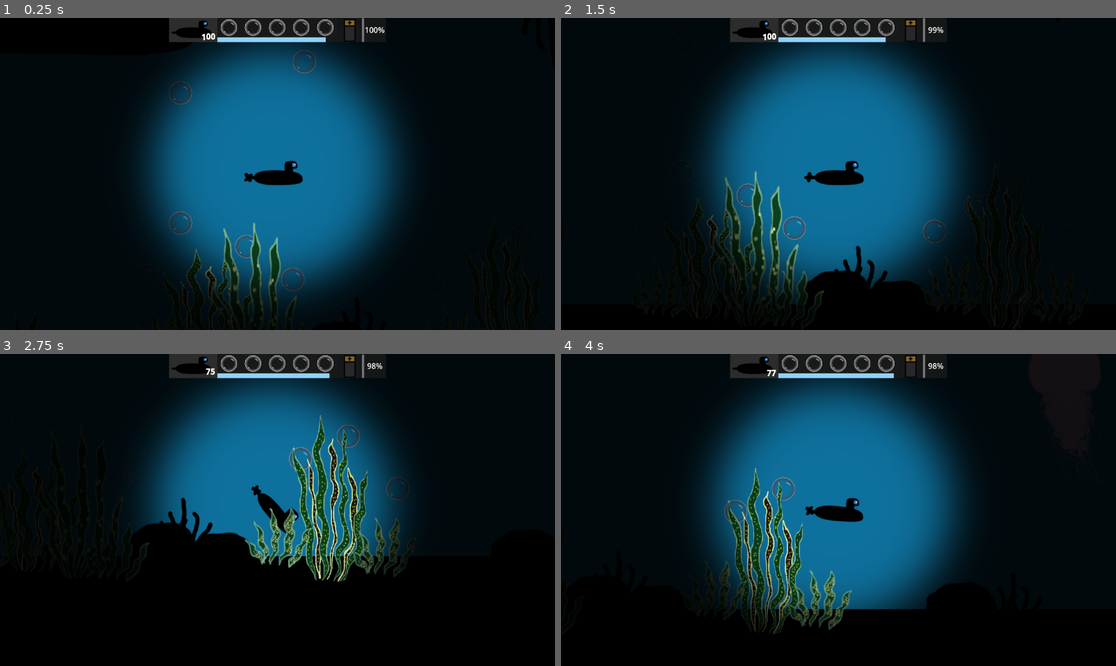
Above: before the commit, frames 1-4 (two rows, left to right).
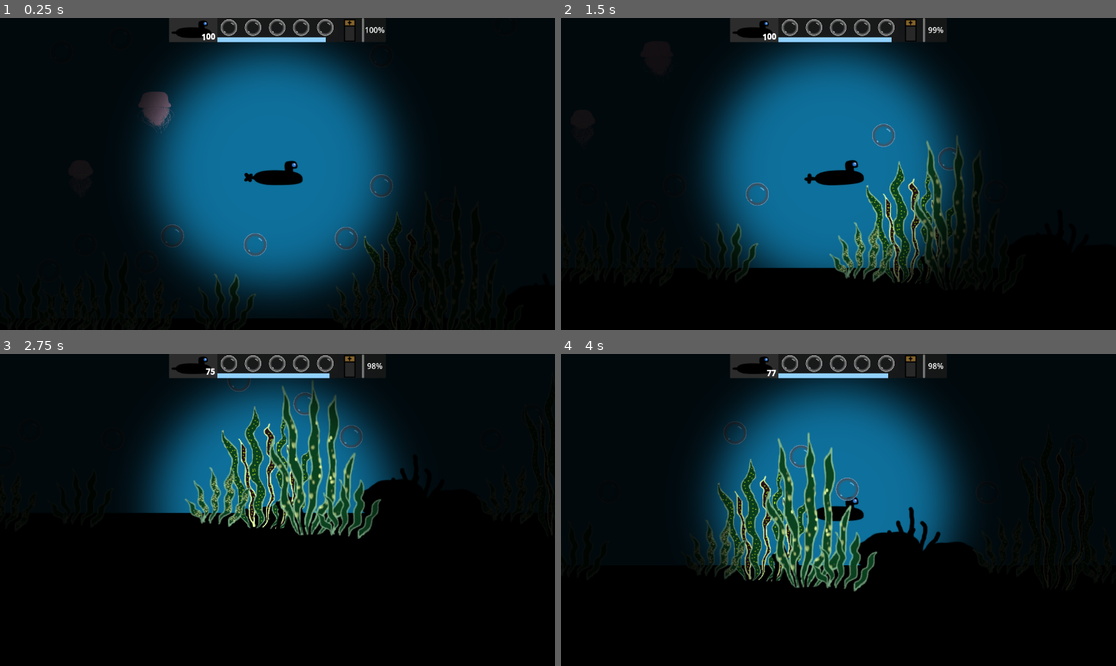
Above: after the commit, the same moments.

Repository: EddieRowe/godot-wild-jam-82
Game: Godot game, scene res://levels/level_1.tscn
Two runs of this game, one before a commit and one after it. Both use one fixed random seed, a clock stepped at 60 frames per second and the inputs below.
Inputs:
- Up to frame 1 (0.25 s): no input
- Up to frame 2 (1.5 s): tap Enter (ui_accept) at 0.5, 0.77 s; hold Right (ui_right) 0.53-1.28 s; hold Down (ui_down) from 1.28 s (still down)
- Up to frame 3 (2.75 s): tap Enter (ui_accept) at 1.52 s; release Down (ui_down) at 2.03 s; hold Right (ui_right) from 2.03 s (still down)
- Up to frame 4 (4 s): release Right (ui_right) at 2.78 s; hold Up (ui_up) 2.78-3.53 s; tap Enter (ui_accept) at 3.02, 3.77 s; hold Left (ui_left) from 3.53 s (still down)

The runs differ from the first frame. In frame 1, 2.7% of the frame differs, in the area x 24-75%, y 10-99%; in frame 2, 7.4%; in frame 3, 13%; in frame 4, 13%, in the area x 25-74%, y 6-90%.

Commit message:
level 2 - stalactite falling implemented

Diff:
--- a/levels/level_1.tscn
+++ b/levels/level_1.tscn
@@ -59,7 +59,7 @@
 color = Color(0.00566116, 0.00566115, 0.00566115, 1)
 
 [node name="Player" parent="." instance=ExtResource("1_vn7o3")]
-position = Vector2(22543, 345)
+position = Vector2(22126, 422)
 
 [node name="CanvasLayer" type="CanvasLayer" parent="."]
 
--- a/levels/level_2.tscn
+++ b/levels/level_2.tscn
@@ -1,10 +1,26 @@
-[gd_scene load_steps=7 format=3 uid="uid://cdgp02o6rqnh5"]
+[gd_scene load_steps=23 format=3 uid="uid://cdgp02o6rqnh5"]
 
 [ext_resource type="PackedScene" uid="uid://crghl5mtabw4e" path="res://prefabs/main_audio.tscn" id="1_mi4ay"]
 [ext_resource type="PackedScene" uid="uid://cphyt7srqwafr" path="res://prefabs/Player.tscn" id="2_pqqg8"]
 [ext_resource type="PackedScene" uid="uid://dx71cipa1pnwn" path="res://prefabs/ui/game_overlay.tscn" id="3_0srwa"]
 [ext_resource type="Script" uid="uid://dgvltd8eyaevh" path="res://scripts/obstacle.gd" id="4_5722l"]
+[ext_resource type="PackedScene" uid="uid://df4eaxgeperka" path="res://prefabs/stalactite.tscn" id="5_hbb88"]
 [ext_resource type="PackedScene" uid="uid://cbasaylk3eohx" path="res://prefabs/rock_1.tscn" id="5_ilhis"]
+[ext_resource type="PackedScene" uid="uid://df3nads3pasdn" path="res://prefabs/stalactite_falling.tscn" id="6_wcjpl"]
+[ext_resource type="PackedScene" uid="uid://wyj4yseicfyb" path="res://prefabs/stalactite_large.tscn" id="7_5orea"]
+[ext_resource type="PackedScene" uid="uid://ortbhodpm47m" path="res://prefabs/stalactite_med.tscn" id="11_uo0vl"]
+[ext_resource type="PackedScene" uid="uid://bck55k4gxutt3" path="res://prefabs/rock_large.tscn" id="12_k2aru"]
+[ext_resource type="Texture2D" uid="uid://cp4d550wonmbg" path="res://art/KelpMulticolor.png" id="13_h351q"]
+[ext_resource type="Texture2D" uid="uid://cdjlc4spvk08p" path="res://art/KelpGreen2.png" id="14_dpc8t"]
+[ext_resource type="Texture2D" uid="uid://cvvjch0mp3ri1" path="res://art/KelpGreen4.png" id="15_ngvhw"]
+[ext_resource type="Texture2D" uid="uid://ucdpxadxaed8" path="res://art/KelpGreen3.png" id="16_itbe0"]
+[ext_resource type="Texture2D" uid="uid://wlxbbo2gxjj1" path="res://art/rock_placeholder.png" id="17_xrja0"]
+[ext_resource type="Texture2D" uid="uid://ckl1ygu6q43ua" path="res://art/KelpLong2.png" id="18_he6wg"]
+[ext_resource type="Texture2D" uid="uid://bynxseyvojhl2" path="res://art/KelpGreen.png" id="19_jqt73"]
+[ext_resource type="Texture2D" uid="uid://ketdawoguj8g" path="res://art/large_rock_placeholder.png" id="20_00pa0"]
+[ext_resource type="PackedScene" uid="uid://psx14rlat6ij" path="res://prefabs/kelp_black.tscn" id="20_h351q"]
+[ext_resource type="PackedScene" uid="uid://cnkw37u6tf7mw" path="res://prefabs/rock_colossal.tscn" id="21_dpc8t"]
+[ext_resource type="PackedScene" uid="uid://c6md5ixhopnoe" path="res://prefabs/jellyfish_pink.tscn" id="21_ngvhw"]
 
 [sub_resource type="RectangleShape2D" id="RectangleShape2D_ep78u"]
 size = Vector2(26805.1, 118.5)
@@ -14,21 +30,15 @@
 [node name="Main Audio" parent="." instance=ExtResource("1_mi4ay")]
 
 [node name="ColorRect" type="ColorRect" parent="."]
-offset_left = -1189.0
-offset_top = -433.0
-offset_right = 25068.0
-offset_bottom = 1390.0
+offset_left = -359.0
+offset_top = -365.0
+offset_right = 25898.0
+offset_bottom = 1458.0
 rotation = -0.00248979
 color = Color(0.317647, 0.443137, 0.615686, 1)
 
 [node name="Player" parent="." instance=ExtResource("2_pqqg8")]
-position = Vector2(-350, 432)
-
-[node name="CanvasLayer" type="CanvasLayer" parent="."]
-
-[node name="GameOverlay" parent="CanvasLayer" instance=ExtResource("3_0srwa")]
-offset_left = -1775.0
-offset_right = -1325.0
+position = Vector2(601, 432)
 
 [node name="Boundaries" type="Node2D" parent="."]
 
@@ -60,9 +70,9 @@
 
 [node name="ColorRect" type="ColorRect" parent="Boundaries/BOUNDARYRigidBody2D3"]
 offset_left = -1655.01
-offset_top = -2329.99
+offset_top = -1473.99
 offset_right = 1619.99
-offset_bottom = -1102.99
+offset_bottom = -246.99
 color = Color(0, 0, 0, 1)
 
 [node name="BOUNDARYRigidBody2D2" type="RigidBody2D" parent="Boundaries" groups=["Obstacle"]]
@@ -89,4 +99,130 @@
 position = Vector2(14176, 411)
 freeze = true
 
+[node name="Stalactite" parent="Boundaries/BOUNDARYRigidBody2D2" instance=ExtResource("5_hbb88")]
+position = Vector2(1222, -612)
+freeze = true
+
+[node name="StalactiteFalling" parent="Boundaries/BOUNDARYRigidBody2D2" instance=ExtResource("6_wcjpl")]
+position = Vector2(1173, -664)
+
+[node name="StalactiteFalling2" parent="Boundaries/BOUNDARYRigidBody2D2" instance=ExtResource("6_wcjpl")]
+position = Vector2(1060, -698)
+
+[node name="StalectiteLarge" parent="Boundaries/BOUNDARYRigidBody2D2" instance=ExtResource("7_5orea")]
+position = Vector2(915, -629)
+freeze = true
+
+[node name="StalectiteLarge2" parent="Boundaries/BOUNDARYRigidBody2D2" instance=ExtResource("7_5orea")]
+position = Vector2(1388, -609)
+freeze = true
+
+[node name="StalactiteFalling3" parent="Boundaries/BOUNDARYRigidBody2D2" instance=ExtResource("6_wcjpl")]
+position = Vector2(1508, -647)
+
 [node name="KelpNode2D" type="Node2D" parent="."]
+
+[node name="KelpMulticolor" type="Sprite2D" parent="KelpNode2D"]
+position = Vector2(1310, 936)
+texture = ExtResource("13_h351q")
+
+[node name="KelpGreen2" type="Sprite2D" parent="KelpNode2D"]
+position = Vector2(1435, 1016)
+texture = ExtResource("14_dpc8t")
+
+[node name="KelpGreen3" type="Sprite2D" parent="KelpNode2D"]
+position = Vector2(1835, 992)
+texture = ExtResource("14_dpc8t")
+
+[node name="KelpGreen4" type="Sprite2D" parent="KelpNode2D"]
+position = Vector2(1904, 940)
+texture = ExtResource("15_ngvhw")
+
+[node name="KelpGreen5" type="Sprite2D" parent="KelpNode2D"]
+position = Vector2(1973, 974)
+texture = ExtResource("16_itbe0")
+
+[node name="KelpLong2" type="Sprite2D" parent="KelpNode2D"]
+position = Vector2(2253, 936)
+texture = ExtResource("18_he6wg")
+
+[node name="KelpGreen" type="Sprite2D" parent="KelpNode2D"]
+position = Vector2(2501, 978)
+texture = ExtResource("19_jqt73")
+
+[node name="KelpGreen6" type="Sprite2D" parent="KelpNode2D"]
+position = Vector2(2764, 998)
+texture = ExtResource("16_itbe0")
+
+[node name="KelpGreen7" type="Sprite2D" parent="KelpNode2D"]
+position = Vector2(3233, 722)
+texture = ExtResource("14_dpc8t")
+
+[node name="KelpGreen8" type="Sprite2D" parent="KelpNode2D"]
+position = Vector2(3824, 595)
+texture = ExtResource("14_dpc8t")
+
+[node name="Kelp" parent="KelpNode2D" instance=ExtResource("20_h351q")]
+position = Vector2(3916, -67)
+rotation = 2.96092
+
+[node name="Kelp2" parent="KelpNode2D" instance=ExtResource("20_h351q")]
+position = Vector2(3973, -50)
+rotation = 3.09066
+scale = Vector2(1, 1.50595)
+
+[node name="Kelp3" parent="KelpNode2D" instance=ExtResource("20_h351q")]
+position = Vector2(4067, -58)
+rotation = 2.99579
+
+[node name="CanvasLayer" type="CanvasLayer" parent="."]
+
+[node name="GameOverlay" parent="CanvasLayer" instance=ExtResource("3_0srwa")]
+
+[node name="StalactiteFalling" parent="." instance=ExtResource("6_wcjpl")]
+position = Vector2(2170, -124)
+
+[node name="Obstacles" type="Node2D" parent="."]
+
+[node name="StalectiteMed" parent="Obstacles" instance=ExtResource("11_uo0vl")]
+position = Vector2(2084, -92)
+freeze = true
+
+[node name="RockLarge3" parent="Obstacles" instance=ExtResource("12_k2aru")]
+position = Vector2(433, 757)
+freeze = true
+
+[node name="RockPlaceholder" type="Sprite2D" parent="Obstacles" groups=["Obstacle"]]
+position = Vector2(1618, 957)
+texture = ExtResource("17_xrja0")
+
+[node name="RockPlaceholder2" type="Sprite2D" parent="Obstacles" groups=["Obstacle"]]
+position = Vector2(2101, 978)
+texture = ExtResource("17_xrja0")
+
+[node name="RockPlaceholder3" type="Sprite2D" parent="Obstacles" groups=["Obstacle"]]
+position = Vector2(2391, 988)
+texture = ExtResource("17_xrja0")
+
+[node name="LargeRockPlaceholder" type="Sprite2D" parent="Obstacles" groups=["Obstacle"]]
+position = Vector2(3202, -54)
+texture = ExtResource("20_00pa0")
+
+[node name="RockCollosal" parent="Obstacles" instance=ExtResource("21_dpc8t")]
+position = Vector2(2971, 633)
+freeze = true
+
+[node name="Stalactite" parent="Obstacles" instance=ExtResource("5_hbb88")]
+position = Vector2(2283, -137)
+freeze = true
+
+[node name="Stalactite2" parent="Obstacles" instance=ExtResource("5_hbb88")]
+position = Vector2(2400, -61)
+freeze = true
+
+[node name="Stalactite3" parent="Obstacles" instance=ExtResource("5_hbb88")]
+position = Vector2(2732, -130)
+freeze = true
+
+[node name="JellyfishPink" parent="." instance=ExtResource("21_ngvhw")]
+position = Vector2(3673, 124)
--- a/prefabs/finish_line.gd
+++ b/prefabs/finish_line.gd
@@ -18,16 +18,14 @@
 		player = get_parent().get_node("Player/RigidBody2D")
 
 		player.health.current_health = player.health.max_health
-		player.energy.currentEnergy = player.energy.BATTERY_MAX
-		player.oxygen.currentOxygen = player.oxygen.LIMIT_MAX
-
 		health = get_parent().get_node("CanvasLayer/GameOverlay/UiBox/UiHealth")
-		player.health.healthChanged.connect(health.update)
 		health.update(player.health.current_health)
 
+		player.energy.currentEnergy = player.energy.BATTERY_MAX
 		energy = get_parent().get_node("CanvasLayer/GameOverlay/UiBox/UiEnergy")
-		player.energy.energyChanged.connect(energy.update)
 		energy.update(player.energy.currentEnergy)
+
+		player.oxygen.currentOxygen = player.oxygen.LIMIT_MAX
 
 
 func _on_body_exited(body: Node2D) -> void:
--- a/prefabs/jellyfish.tscn
+++ b/prefabs/jellyfish.tscn
@@ -44,6 +44,8 @@
 &"jellyfish_move": SubResource("Animation_056dh")
 }
 
+[sub_resource type="CapsuleShape2D" id="CapsuleShape2D_x5wq5"]
+
 [node name="JellyRigidbody2D" type="RigidBody2D" node_paths=PackedStringArray("animation_player")]
 gravity_scale = 0.0
 continuous_cd = 1
@@ -66,4 +68,10 @@
 &"": SubResource("AnimationLibrary_x5wq5")
 }
 
+[node name="Area2D" type="Area2D" parent="."]
+
+[node name="CollisionShape2D" type="CollisionShape2D" parent="Area2D"]
+shape = SubResource("CapsuleShape2D_x5wq5")
+
 [connection signal="body_entered" from="." to="." method="_on_body_entered"]
+[connection signal="body_entered" from="Area2D" to="." method="_on_area_2d_body_entered"]
--- a/prefabs/stalactite_falling.tscn
+++ b/prefabs/stalactite_falling.tscn
@@ -1,10 +1,14 @@
-[gd_scene load_steps=3 format=3 uid="uid://df3nads3pasdn"]
+[gd_scene load_steps=4 format=3 uid="uid://df3nads3pasdn"]
 
 [ext_resource type="Script" uid="uid://cw7dvrdgwsrpi" path="res://scripts/stalactite_falling.gd" id="1_nvdhc"]
 [ext_resource type="PackedScene" uid="uid://df4eaxgeperka" path="res://prefabs/stalactite.tscn" id="2_nvdhc"]
 
-[node name="StalactiteFalling" type="Node2D" node_paths=PackedStringArray("fallingPart", "timer") groups=["Obstacle"]]
+[sub_resource type="RectangleShape2D" id="RectangleShape2D_nvdhc"]
+size = Vector2(290.5, 118)
+
+[node name="StalactiteFalling" type="Node2D" node_paths=PackedStringArray("triggerZone", "fallingPart", "timer") groups=["Obstacle"]]
 script = ExtResource("1_nvdhc")
+triggerZone = NodePath("Area2D")
 fallingPart = NodePath("Stalactite")
 timer = NodePath("FallingTimer")
 
@@ -15,4 +19,10 @@
 [node name="FallingTimer" type="Timer" parent="."]
 one_shot = true
 
+[node name="Area2D" type="Area2D" parent="."]
+
+[node name="CollisionShape2D" type="CollisionShape2D" parent="Area2D"]
+position = Vector2(-212, 614)
+shape = SubResource("RectangleShape2D_nvdhc")
+
 [connection signal="timeout" from="FallingTimer" to="." method="_on_timer_fall"]
--- a/scripts/jellyfish.gd
+++ b/scripts/jellyfish.gd
@@ -6,7 +6,6 @@
 @export var animation_player : AnimationPlayer
 @export var movement_animation_name : String
 @export var damage : int = 15
-
 
 func _ready() -> void:
 	player = get_parent().get_parent().get_node("Player/RigidBody2D")
@@ -21,10 +20,13 @@
 		push_error("Area2D not found or not an Area2D node.")
 
 
-
 func _physics_process(delta: float) -> void:
+	player = get_parent().get_parent().get_node("Player/RigidBody2D")
 	var move_direction =  player.global_position - global_position
 	apply_central_force(move_direction.normalized() * speed)
+
+
+
 
 #func _on_body_entered(body: Node) -> void:
 	#if body is PlayerMovement:
--- a/scripts/stalactite_falling.gd
+++ b/scripts/stalactite_falling.gd
@@ -2,7 +2,7 @@
 extends Node2D
 
 @export var triggerZone : Area2D
-@export var delay : float = 0.5
+@export var delay : float = 0.1
 
 @export var fallingPart : Obstacle
 @export var timer : Timer
Not shown: 1 places in prefabs/jellyfish.tscn that only renumber resources
